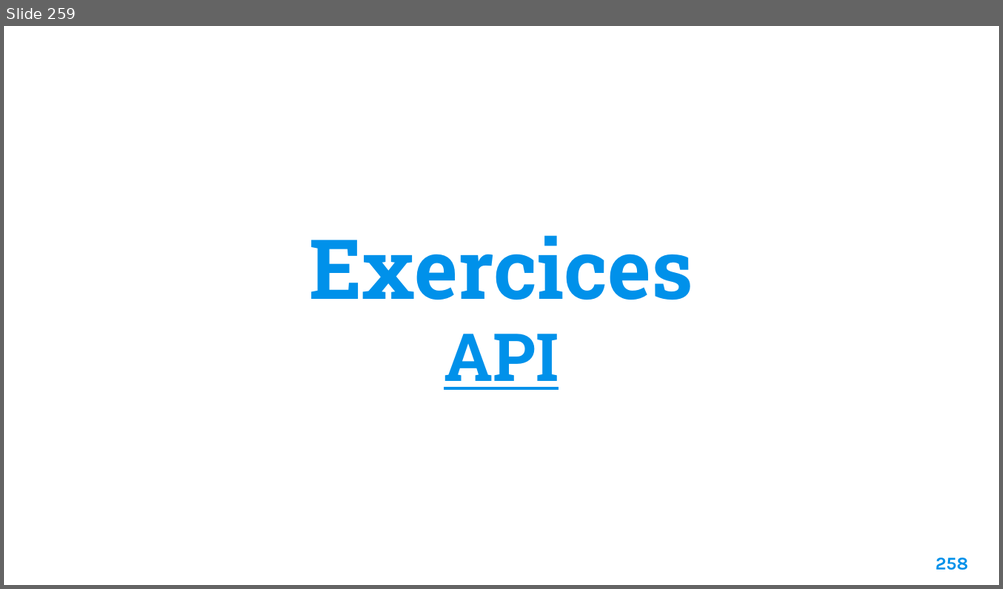
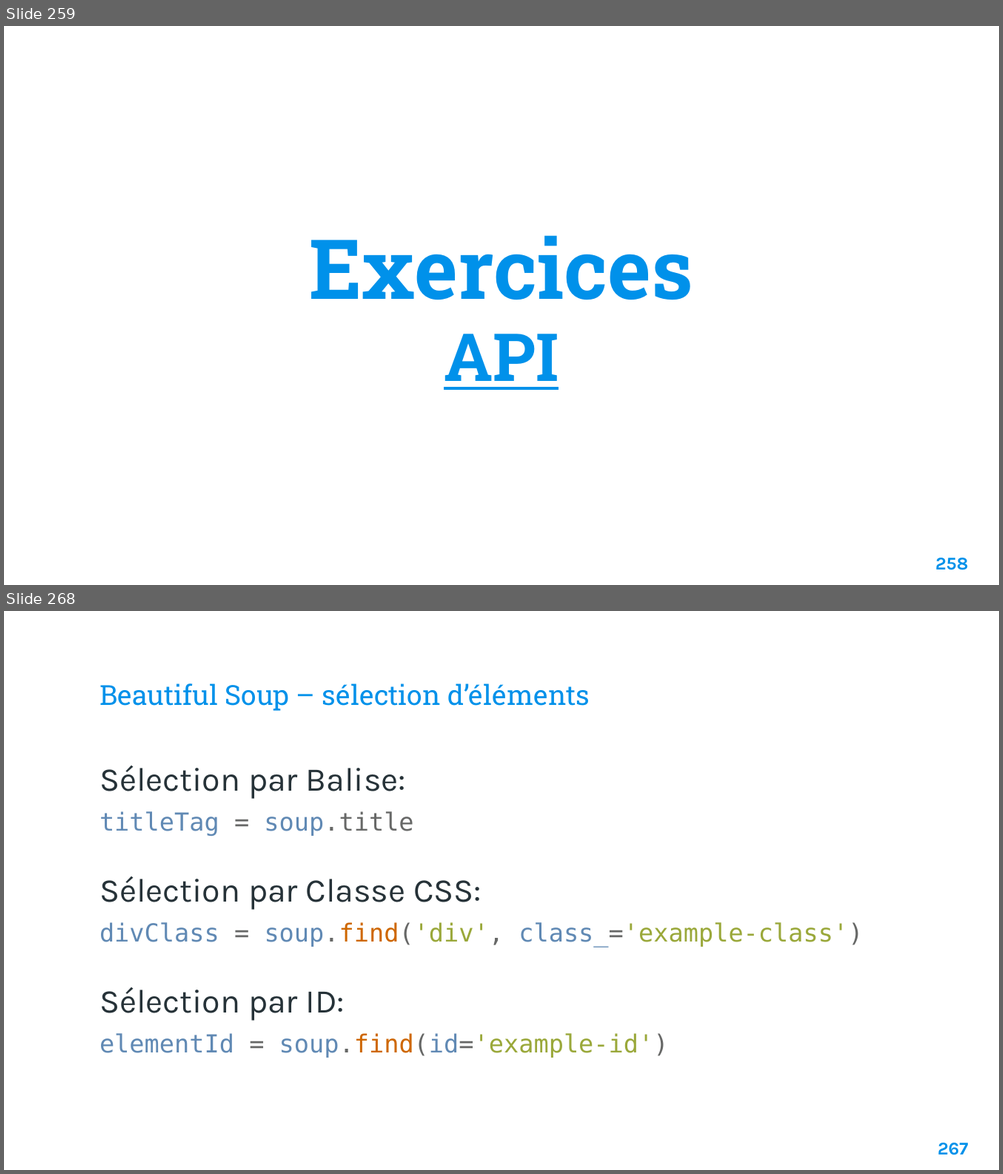
Before and after one commit to Fully-san/PythonSoftwareDevelopment, a slide deck: Supports/Python Software Development.pptx. Shown one above the other, each under a label of ours: slide 259 before the commit, slides 259 and 268 after it; the slides between them are not shown. The pictures are 1003x589 and 1003x1174 pixels, drawn with LibreOffice and Linux fonts; fonts in the diff are those of the drawing; background and template pictures are left out. Boxes give left, top, right and bottom in pixels: in the first picture for what was removed or moved away, otherwise in the second. Text is boxed around its words. In the diff, an @@ line names an element or a change of style, - is before the commit and + after.

```diff
--- a/Supports/Python Software Development.pptx
+++ b/Supports/Python Software Development.pptx
@@ slide 268 added at <box>4,611,999,1170</box>, background picture (left out) @@
@@ title added at <box>99,684,589,711</box>, 20 pt, text #0091EA @@
+Beautiful Soup – sélection d’éléments
@@ text added at <box>99,766,862,1058</box>, 18 pt, text #263238 @@
+Sélection par Balise:
+titleTag = soup.title
+Sélection par Classe CSS:
+divClass = soup.find('div', class_='example-class')
+Sélection par ID:
+elementId = soup.find(id='example-id')
@@ page number added at <box>937,1143,967,1156</box>, 13 pt, text #0091EA, bold @@
+267
```
Also in this commit, not shown: 1 slide changed, 13 other slides added, 6 other files.
